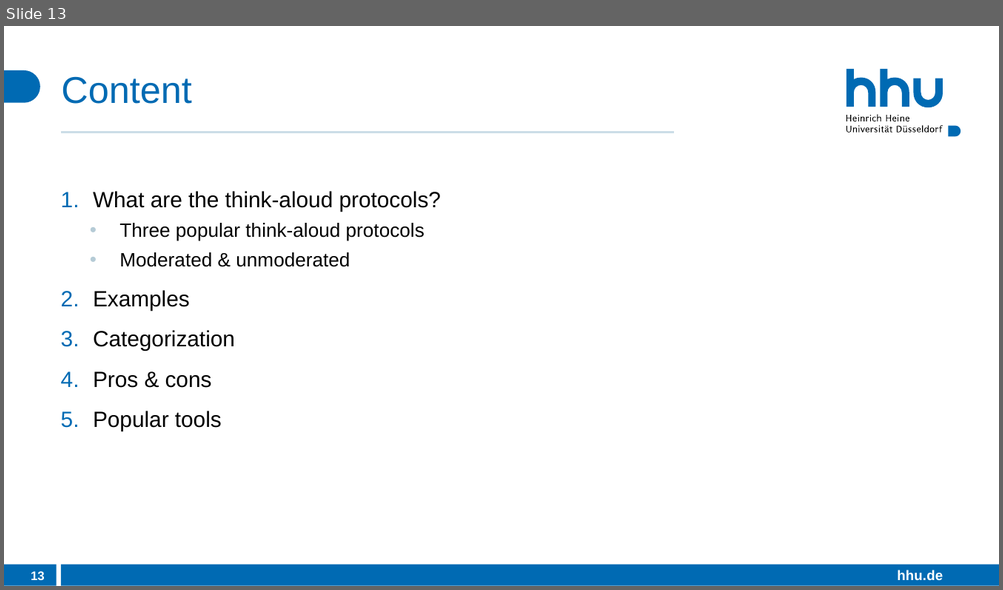
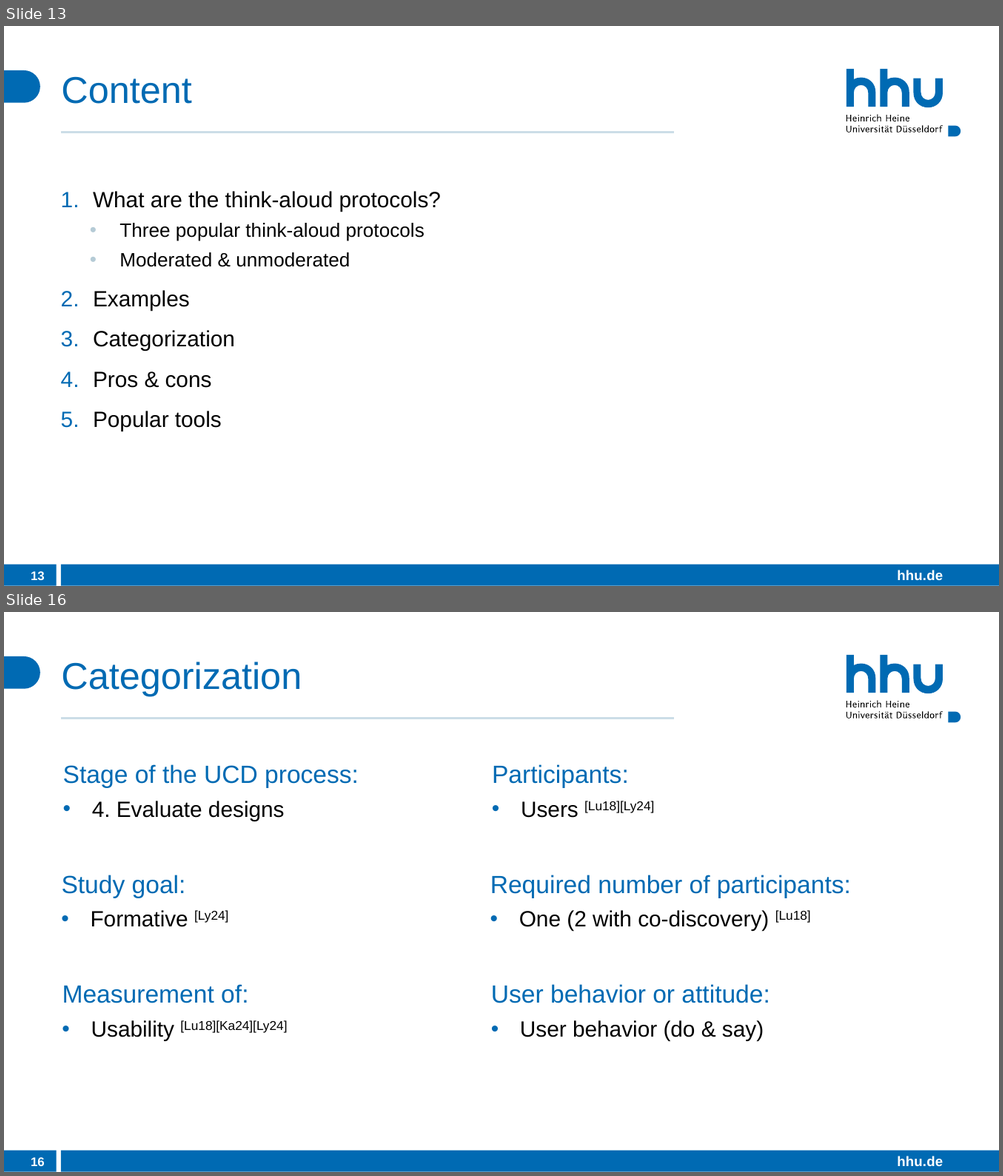
Before and after one commit to DerHyper/User-Experience-UX-Design-and-Management, a slide deck: Praesentation.pptx. Shown one above the other, each under a label of ours: slide 13 before the commit, slides 13 and 16 after it; the slides between them are not shown. The pictures are 1003x590 and 1003x1176 pixels, drawn with LibreOffice and Linux fonts; fonts in the diff are those of the drawing. Boxes give left, top, right and bottom in pixels: in the first picture for what was removed or moved away, otherwise in the second. Text is boxed around its words. In the diff, an @@ line names an element or a change of style, - is before the commit and + after.

```diff
--- a/Praesentation.pptx
+++ b/Praesentation.pptx
@@ slide 16 added at bbox=[4, 612, 999, 1172], background #FFFFFF; not listed: 26 template elements that a slide beside it also shows @@
@@ title added at bbox=[61, 662, 301, 696], 27 pt, text #006AB3 @@
+Categorization
@@ text added at bbox=[63, 764, 358, 788], 18 pt, text #006AB3 @@
+Stage of the UCD process:
@@ text added at bbox=[492, 764, 629, 788], 18 pt, text #006AB3 @@
+Participants:
@@ text added at bbox=[92, 801, 284, 821], 16 pt, text #000000 @@
+• 4. Evaluate designs
@@ text added at bbox=[521, 801, 654, 818], 16 pt, text #000000 @@
+• Users [Lu18][Ly24]
@@ text added at bbox=[62, 875, 186, 898], 18 pt, text #006AB3 @@
+Study goal:
@@ text added at bbox=[490, 875, 851, 898], 18 pt, text #006AB3 @@
+Required number of participants:
@@ text added at bbox=[91, 910, 228, 927], 16 pt, text #000000 @@
+• Formative [Ly24]
@@ text added at bbox=[519, 910, 811, 931], 16 pt, text #000000 @@
+• One (2 with co-discovery) [Lu18]
@@ text added at bbox=[62, 984, 248, 1003], 18 pt, text #006AB3 @@
+Measurement of:
@@ text added at bbox=[491, 984, 769, 1003], 18 pt, text #006AB3 @@
+User behavior or attitude:
@@ text added at bbox=[91, 1020, 287, 1041], 16 pt, text #000000 @@
+• Usability [Lu18][Ka24][Ly24]
@@ text added at bbox=[520, 1020, 763, 1041], 16 pt, text #000000 @@
+• User behavior (do & say)
@@ page number added at bbox=[31, 1157, 45, 1166], 9 pt, text #FFFFFF, bold @@
+16
```
Also in this commit, not shown: 2 slides changed, 2 other slides added, 25 slides removed.
